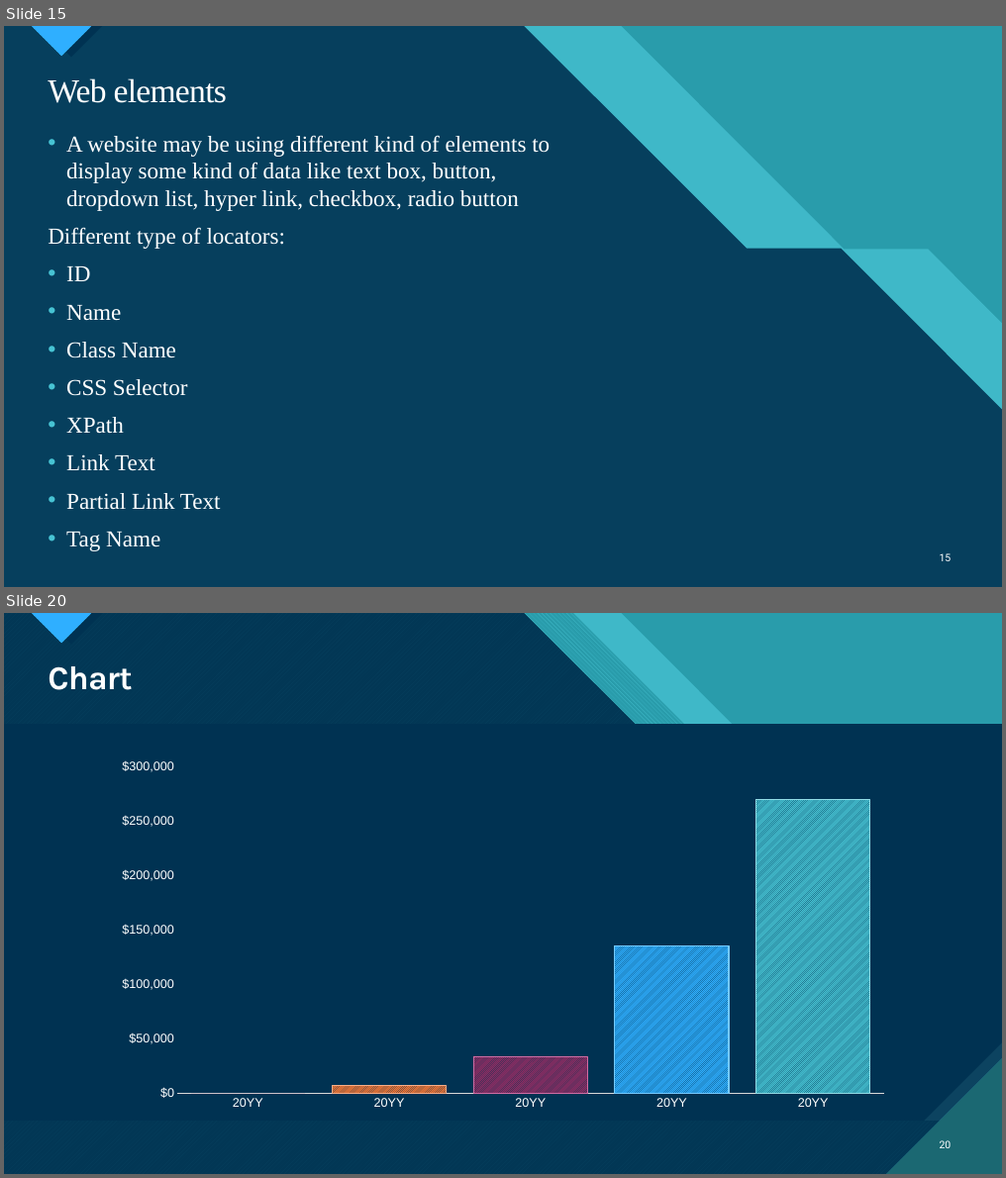
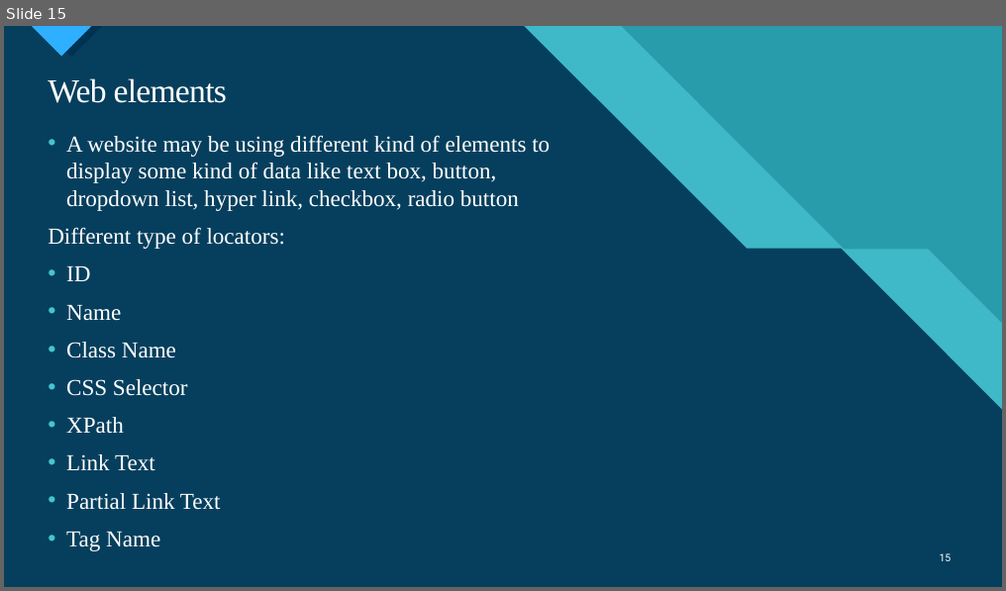
Before and after one commit to ngohungphuc/Presentation, a slide deck: Selenium/Specflow/Web Automation Test with Specflow.pptx. Shown one above the other, each under a label of ours: slides 15 and 20 before the commit, slide 15 after it; the slides between them are not shown. The pictures are 1006x1178 and 1006x591 pixels, drawn with LibreOffice and Linux fonts; fonts in the diff are those of the drawing. Boxes give left, top, right and bottom in pixels: in the first picture for what was removed or moved away, otherwise in the second. Text is boxed around its words. In the diff, an @@ line names an element or a change of style, - is before the commit and + after.

```diff
--- a/Selenium/Specflow/Web Automation Test with Specflow.pptx
+++ b/Selenium/Specflow/Web Automation Test with Specflow.pptx
@@ slide 20 removed at [4,613,1002,1174], background #47C3D3; not listed: 17 template elements that a slide beside it also shows @@
@@ freeform shape removed at [4,613,1002,1174] @@
@@ title removed at [48,666,132,690] @@
-Chart
@@ column chart removed at [107,753,900,1117] @@
-categories: 20YY, 20YY, 20YY, 20YY, 20YY
-Series 1: 0, 7000, 34000, 135000, 270000
@@ page number removed at [940,1141,951,1149] @@
-20
```
Also in this commit, not shown: 2 slides added, 8 other slides removed.
